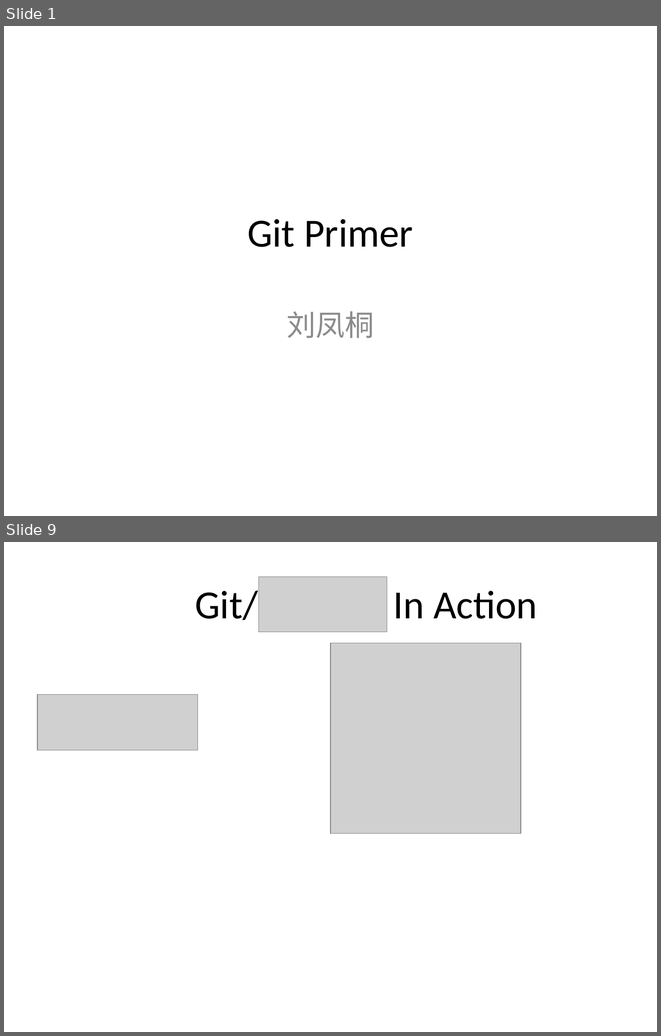
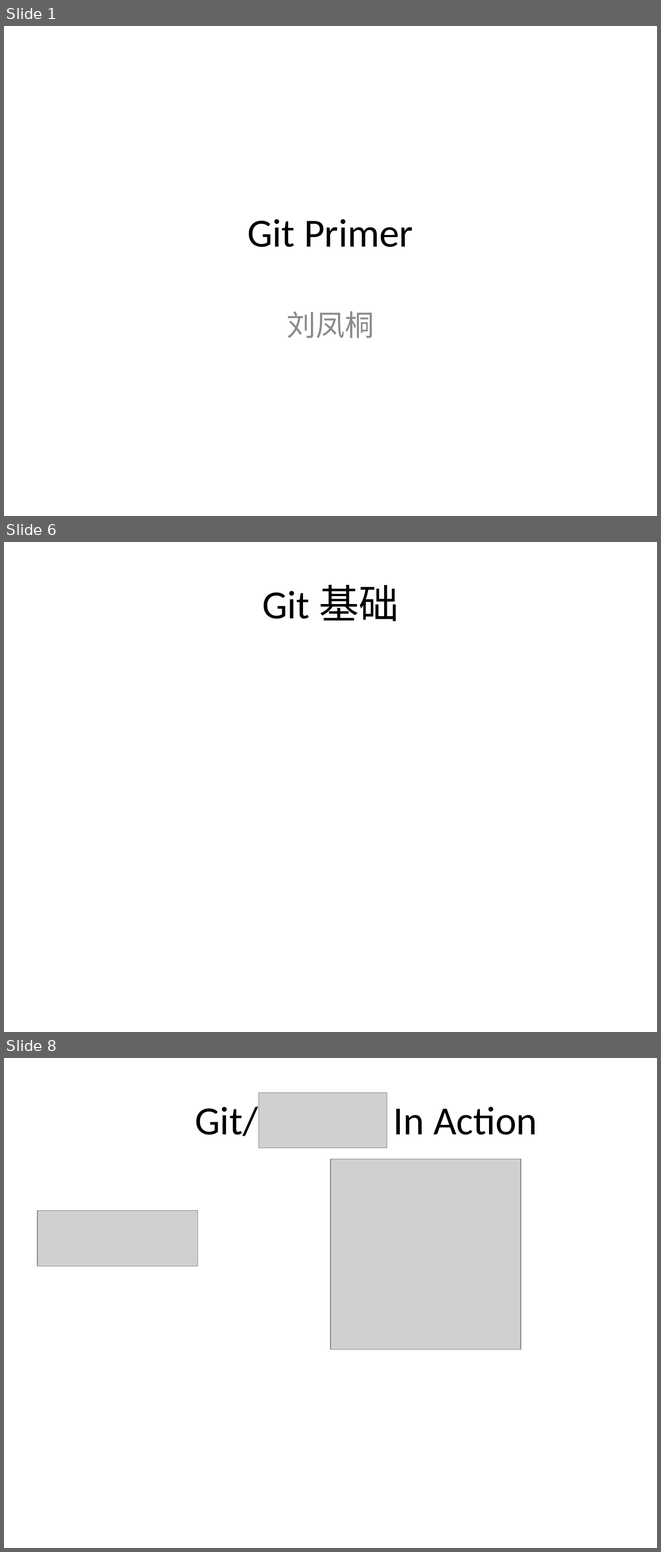
Before and after one commit to lftong/tong-doc, a slide deck: Git Primer.pptx. Shown one above the other, each under a label of ours: slides 1 and 9 before the commit, slides 1, 6 and 8 after it; the slides between them are not shown. The pictures are 661x1036 and 661x1552 pixels, drawn with LibreOffice and Linux fonts; fonts in the diff are those of the drawing; grey boxes stand for pictures. Boxes give left, top, right and bottom in pixels: in the first picture for what was removed or moved away, otherwise in the second. Text is boxed around its words. In the diff, an @@ line names an element or a change of style, - is before the commit and + after.

```diff
--- a/Git Primer.pptx
+++ b/Git Primer.pptx
@@ slide 6 added at (x1=4, y1=542, x2=657, y2=1032), background #FFFFFF @@
@@ title added at (x1=262, y1=584, x2=399, y2=622), 44 pt, text #000000 @@
+Git 基础
@@ what was slide 9 is now slide 8 @@
```
Also in this commit, not shown: 3 slides changed, 2 other slides added, 4 slides removed.
